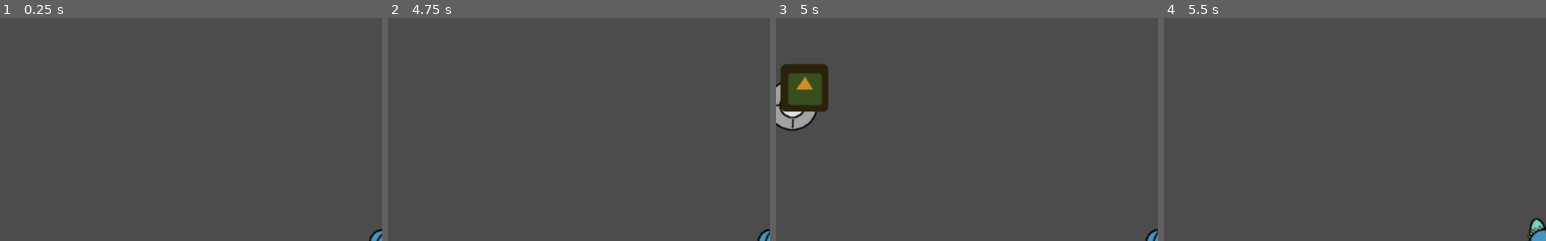
Above: before the commit, frames 1-4 (left to right).
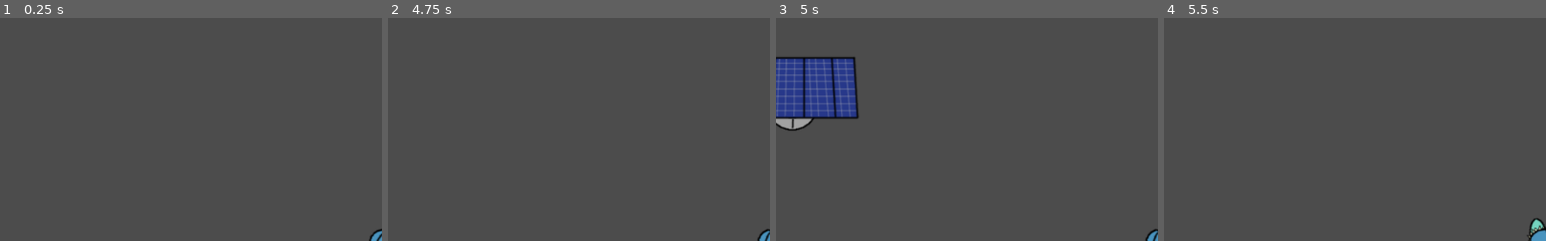
Above: after the commit, the same moments.

Repository: moisesjbc/spain-game-dev-jam-3
Game: Godot game, scene res://gameplay/main/main.tscn
Same seed, same stepped clock (60 frames per second), same inputs: the game is played once before the commit and once after it. The engine's default icon, where the game draws it, is replaced by a stand-in: a white triangle on a blue panel in a dark square.
Inputs (mouse positions are % of the whole screen's width and height, from its top left):
- Up to frame 1 (0.25 s): no input
- Up to frame 2 (4.75 s): tap Enter at 0.5, 2.75 s; move the mouse to (72, 45) at 0.52 s; hold Right (ui_right) 0.53-1.28 s; move the mouse to (30, 55) at 1.27 s; hold Down (ui_down) 1.28-2.03 s; tap Space at 2 s; move the mouse to (60, 28) at 2.02 s; hold Right (ui_right) 2.03-2.78 s; move the mouse to (45, 70) at 2.77 s; hold Up (ui_up) 2.78-3.53 s; move the mouse to (80, 65) at 3.52 s; hold Left (ui_left) from 3.53 s (still down); move the mouse to (20, 35) at 4.27 s
- Up to frame 3 (5 s): keep holding Left (ui_left)
- Up to frame 4 (5.5 s): move the mouse to (55, 50) at 5.02 s; release Left (ui_left) at 5.03 s; hold Down (ui_down) from 5.03 s (still down)
The pictures show only the part of the screen within x 0-50%, y 0-50%; the shares and areas given below are measured in that part.

Frames 1-2 are identical in both runs. In frame 3, 5.9% of the frame differs, in the area x 0-22%, y 17-46%; in frame 4, nothing differs.

Commit message:
Añade sprite del generador

Diff:
--- a/godot-project/gameplay/buildings/generator/generator.tscn
+++ b/godot-project/gameplay/buildings/generator/generator.tscn
@@ -1,11 +1,11 @@
 [gd_scene load_steps=5 format=2]
 
-[ext_resource path="res://icon.png" type="Texture" id=1]
+[ext_resource path="res://gameplay/buildings/generator/generator.png" type="Texture" id=1]
 [ext_resource path="res://gameplay/buildings/generator/generator.gd" type="Script" id=2]
 [ext_resource path="res://gameplay/gui/building_menu/building_menu.tscn" type="PackedScene" id=3]
 
 [sub_resource type="RectangleShape2D" id=1]
-extents = Vector2( 31.347, 31.8228 )
+extents = Vector2( 69.1793, 41.5618 )
 
 [node name="generator" type="KinematicBody2D" groups=[
 "generators",
@@ -16,8 +16,7 @@
 script = ExtResource( 2 )
 
 [node name="sprite" type="Sprite" parent="."]
-modulate = Color( 0.921569, 0.701961, 0.286275, 1 )
-self_modulate = Color( 0.866667, 0.796078, 0.52549, 1 )
+modulate = Color( 0.74902, 0.74902, 0.745098, 1 )
 texture = ExtResource( 1 )
 
 [node name="collision_shape" type="CollisionShape2D" parent="."]
Binary file added: godot-project/gameplay/buildings/generator/generator.png
Not shown, added: godot-project/gameplay/buildings/generator/generator.png.import
Not shown, added: design/generator.xcf
